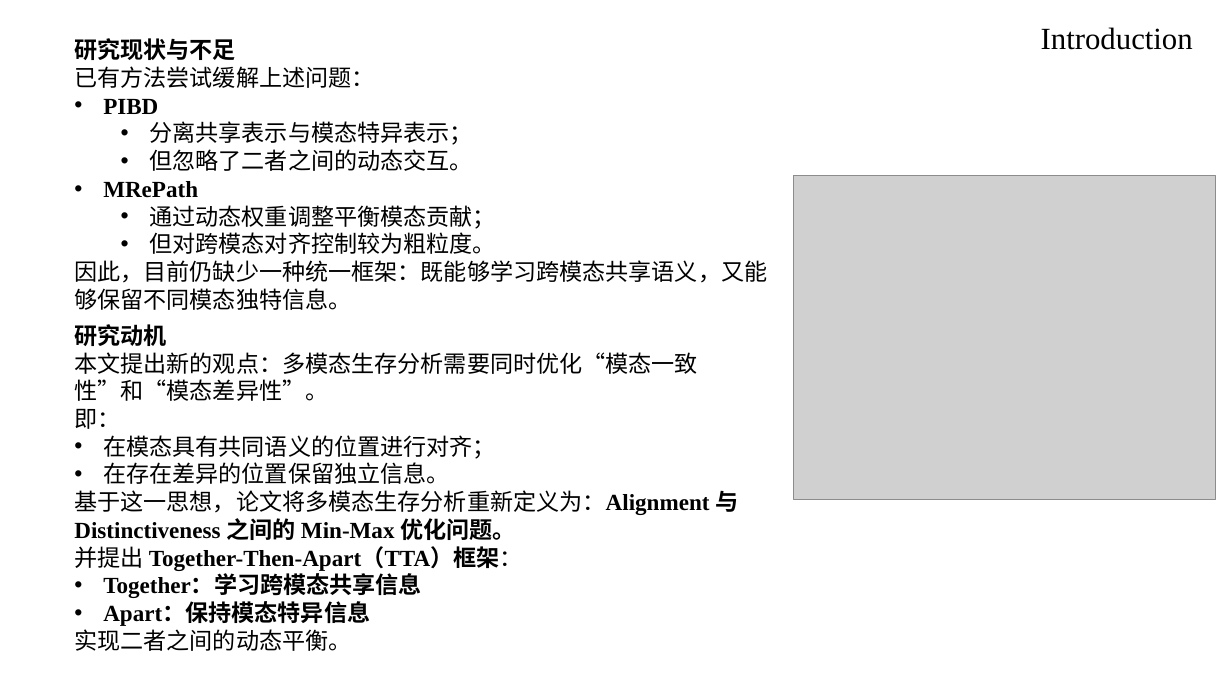
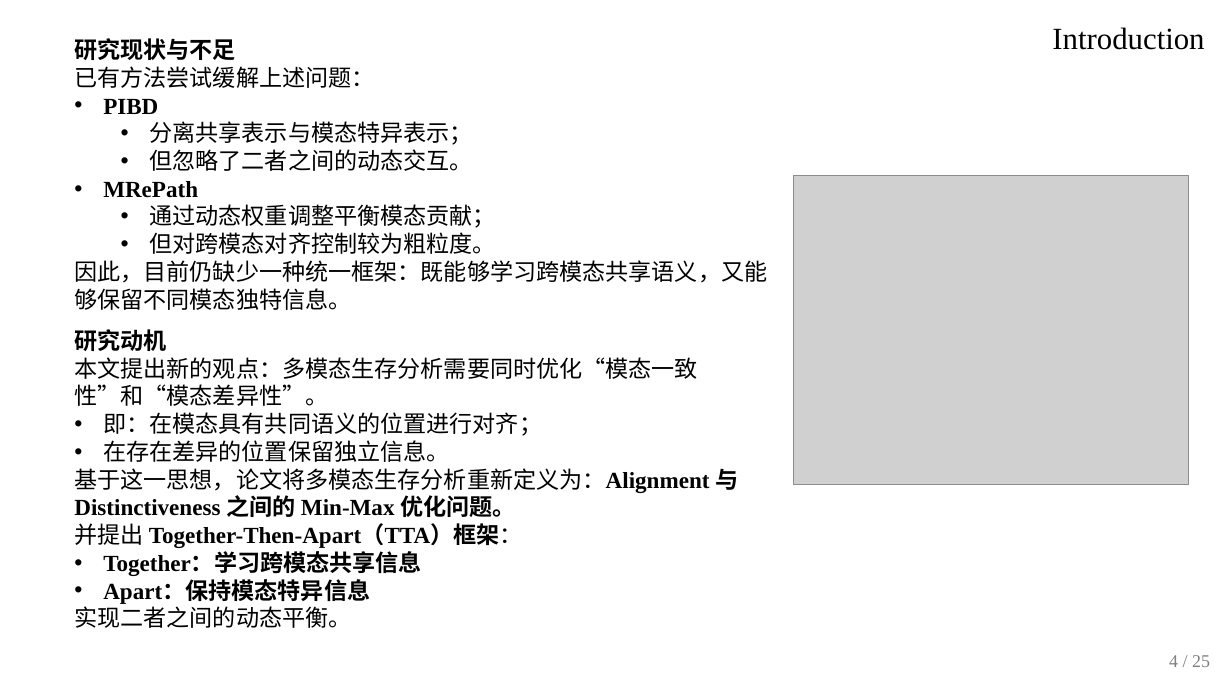
Before and after one commit to Skywalkerjieee/paper-sharing-ppt, a slide deck: slide 4 of assets/paper-sharing-style-reference.pptx. Drawn at 1232x693 pixels with LibreOffice and Linux fonts; fonts in the diff are those of the drawing; grey boxes stand for pictures. Boxes give left, top, right and bottom in pixels: in the first picture for what was removed or moved away, otherwise in the second. Text is boxed around its words. In the diff, an @@ line names an element or a change of style, - is before the commit and + after.

```diff
--- a/assets/paper-sharing-style-reference.pptx
+++ b/assets/paper-sharing-style-reference.pptx
@@ text "Introduction": place and size @@
-text "Introduction" at [1041,27,1193,50]
+text "Introduction" at [1052,27,1204,50]
@@ text "Introduction" at [1052,27,1204,50]: alignment left to right @@
@@ picture: place and size @@
-picture at [794,176,1216,500]
+picture at [794,176,1189,484]
@@ text at [103,412,542,436]: text changed @@
-即：
-• 在模态具有共同语义的位置进行对齐；
+• 即：在模态具有共同语义的位置进行对齐；
@@ text added at [1169,655,1210,667], 14 pt, text #7F7F7F @@
+4 / 25
```
Also in this commit, not shown: 21 other slides changed, 3 slides added, 3 slides removed, 9 other files.
